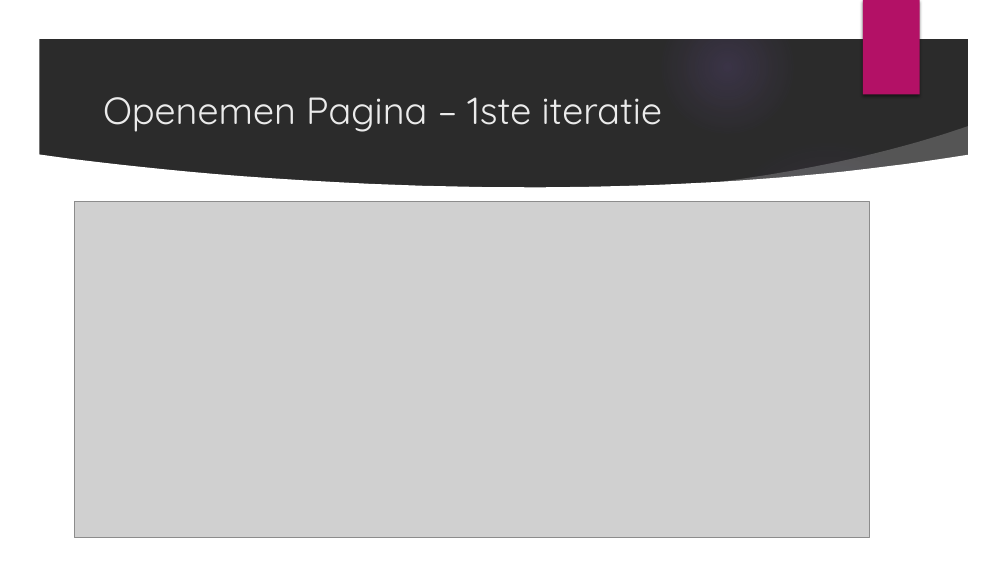
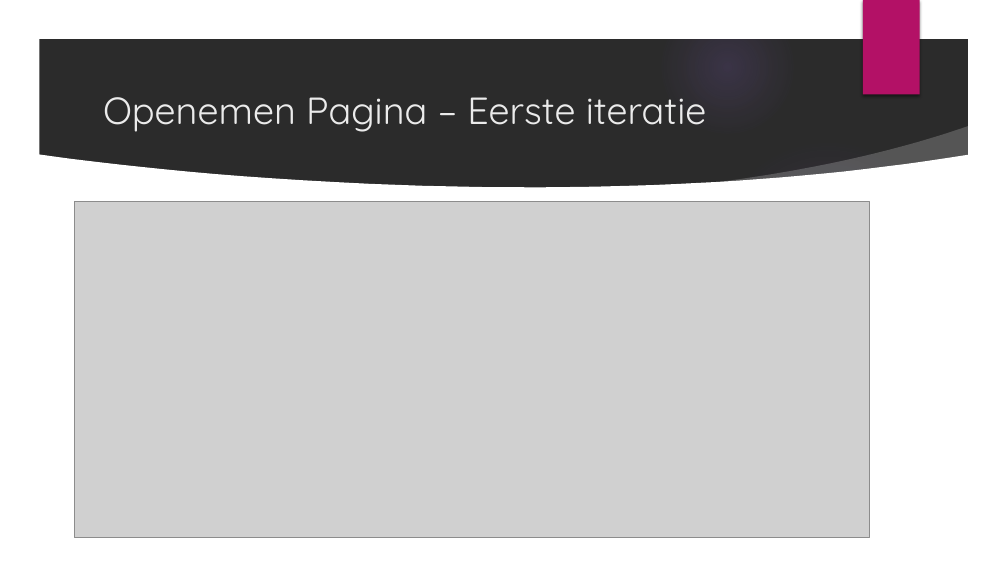
Before and after one commit to OG-netizen/Project-3-4, a slide deck: slide 5 of Sprint Planning/Scrum meeting 1.pptx. Drawn at 1008x567 pixels with LibreOffice and Linux fonts; fonts in the diff are those of the drawing; grey boxes stand for pictures; background and template pictures are left out; a plain dark background stands for a picture behind light text. Boxes give left, top, right and bottom in pixels: in the first picture for what was removed or moved away, otherwise in the second. Text is boxed around its words. In the diff, an @@ line names an element or a change of style, - is before the commit and + after.

```diff
--- a/Sprint Planning/Scrum meeting 1.pptx
+++ b/Sprint Planning/Scrum meeting 1.pptx
@@ title at (103,97,707,132): text changed @@
-Openemen Pagina – 1ste iteratie
+Openemen Pagina – Eerste iteratie
```
Also in this commit, not shown: 2 other slides changed.
